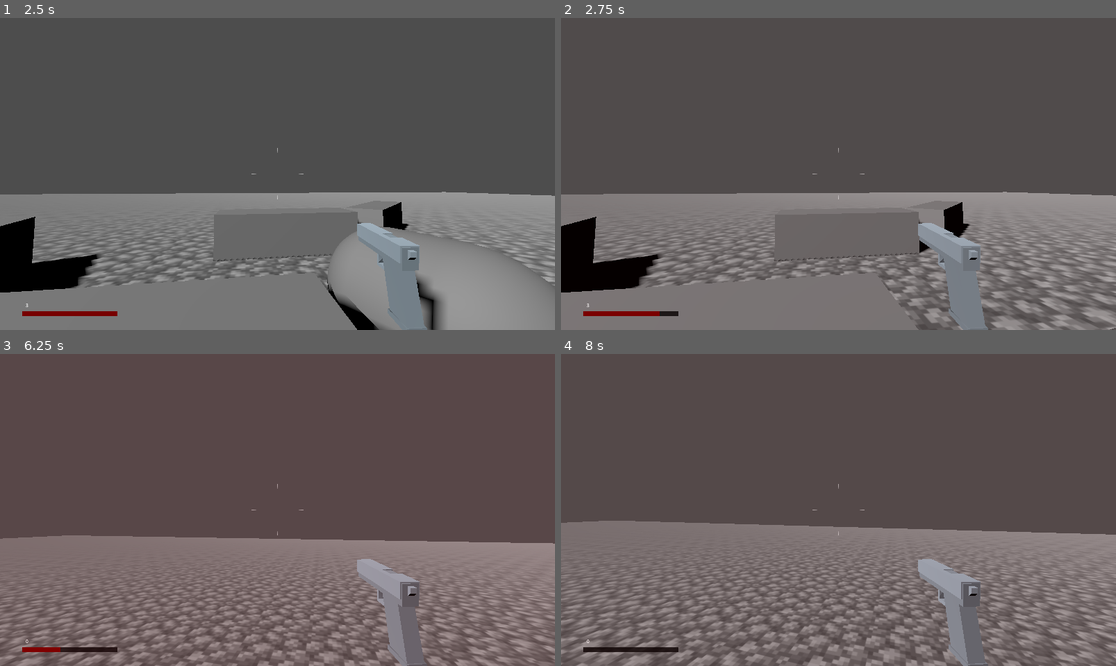
Above: before the commit, frames 1-4 (two rows, left to right).
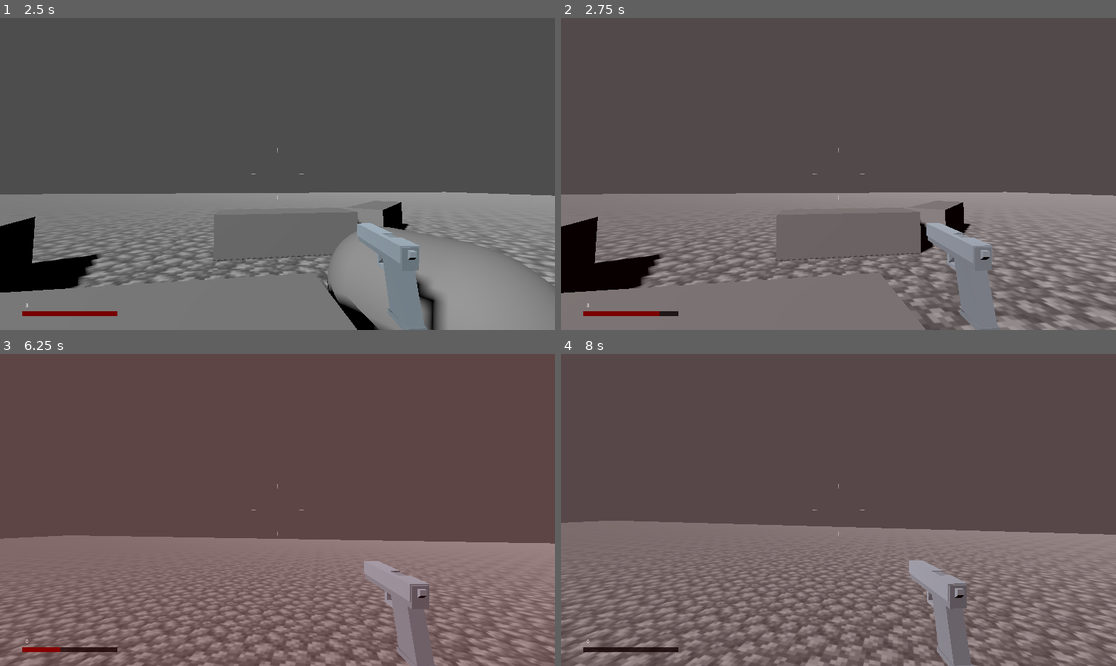
Above: after the commit, the same moments.

Repository: cjratcliff/hellebore
Game: Godot game, scene res://levels/main.tscn
Two runs of this game, one before a commit and one after it. Both use one fixed random seed, a clock stepped at 60 frames per second and the inputs below.
Inputs (mouse positions are in pixels of both pictures, inside the frame that each line leads up to):
- Up to frame 1 (2.5 s): tap Enter at 0.5 s; move the mouse to (305, 174) at 0.52 s; press the mouse at (305, 174) at 0.53 s; hold W (move_forward) from 0.53 s (still down); tap Space (jump) at 0.77, 1.52 s; move the mouse to (249, 174) at 1.27 s; release the mouse at (249, 174) at 1.28 s; click (249, 174) at 1.35 s; move the mouse to (288, 167) at 2.02 s; press the mouse at (288, 167) at 2.03 s
- Up to frame 2 (2.75 s): keep holding W (move_forward)
- Up to frame 3 (6.25 s): move the mouse to (271, 516) at 2.77 s; release the mouse at (271, 516) at 2.78 s; click (271, 516) at 2.85 s; tap Space (jump) at 3.02, 3.77, 4.52, 6.02 s; move the mouse to (316, 513) at 3.52 s; press the mouse at (316, 513) at 3.53 s; move the mouse to (233, 506) at 4.27 s; release the mouse at (233, 506) at 4.28 s; click (233, 506) at 4.35 s; move the mouse to (283, 510) at 5.02 s; press the mouse at (283, 510) at 5.03 s; move the mouse to (255, 503) at 5.77 s; release W (move_forward) at 5.78 s; release the mouse at (255, 503) at 5.78 s; hold D (strafe_right) from 5.78 s (still down); click (255, 503) at 5.85 s
- Up to frame 4 (8 s): move the mouse to (866, 510) at 6.52 s; release D (strafe_right) at 6.53 s; press the mouse at (866, 510) at 6.53 s; hold W (move_forward) from 6.53 s (still down); tap Space (jump) at 6.77, 7.52 s; move the mouse to (810, 510) at 7.27 s; release the mouse at (810, 510) at 7.28 s; click (810, 510) at 7.35 s

Frame 1 is identical in both runs. In frame 2, 2.2% of the frame differs, in the area x 0-100%, y 56-100%; in frame 3, 2.1%; in frame 4, 3.8%, in the area x 0-100%, y 53-100%.

Commit message:
camera shake

Diff:
--- a/hellebore/actors/player/player.gd
+++ b/hellebore/actors/player/player.gd
@@ -11,7 +11,7 @@
 
 var look_sensitivity = 0.003
 
-@onready var camera: Camera3D = $Camera3D
+@onready var camera: FirstPersonCamera = $Camera3D
 
 func _ready() -> void:
 	Input.mouse_mode = Input.MOUSE_MODE_CAPTURED
@@ -95,6 +95,7 @@
 	health -= amount
 	Globals.get_hud().set_health(health, max_health)
 	Globals.get_hud().hit_flash()
+	camera.trigger_shake()
 
 func _on_hitbox_body_entered(body: Node3D) -> void:
 	take_damage(1)
--- a/hellebore/actors/player/player.tscn
+++ b/hellebore/actors/player/player.tscn
@@ -1,6 +1,7 @@
 [gd_scene format=3 uid="uid://d4adphfqgeb4w"]
 
 [ext_resource type="Script" uid="uid://cdbfsy1mesqy1" path="res://actors/player/player.gd" id="1_nvxhs"]
+[ext_resource type="Script" uid="uid://bvju3p3emaldu" path="res://camera/camera_3d.gd" id="2_ax26v"]
 [ext_resource type="PackedScene" uid="uid://43j1qh66agi5" path="res://actors/player/pistol.fbx" id="2_ilk7j"]
 
 [sub_resource type="CapsuleShape3D" id="CapsuleShape3D_rybk0"]
@@ -14,6 +15,7 @@
 
 [node name="Camera3D" type="Camera3D" parent="." unique_id=1987355446]
 transform = Transform3D(1, 0, 0, 0, 1, 0, 0, 0, 1, 0, 1.711199, 0)
+script = ExtResource("2_ax26v")
 
 [node name="pistol" parent="Camera3D" unique_id=1680183230 instance=ExtResource("2_ilk7j")]
 transform = Transform3D(0.99784935, 0, 0.0655489, 0, 1, 0, -0.0655489, 0, 0.99784935, 0.3675239, -0.43338168, -0.6970133)
--- /dev/null
+++ b/hellebore/camera/camera_3d.gd
@@ -0,0 +1,18 @@
+class_name FirstPersonCamera extends Camera3D
+
+var is_shaking: bool = false
+var shake_intensity: float = 0.05
+
+func _process(delta: float) -> void:
+	if is_shaking:
+		h_offset = randf_range(-shake_intensity, shake_intensity)
+		v_offset = randf_range(-shake_intensity, shake_intensity)
+	else:
+		h_offset = 0.0
+		v_offset = 0.0
+
+func trigger_shake() -> void:
+	is_shaking = true
+	get_tree().create_timer(0.15).timeout.connect(func():
+		is_shaking = false
+	)
--- a/hellebore/ui/hud/hud.gd
+++ b/hellebore/ui/hud/hud.gd
@@ -28,5 +28,5 @@
 
 func hit_flash():
 	var tween = create_tween()
-	tween.tween_property(hit_flash_rect, "color:a", 0.1, 0.075)
+	tween.tween_property(hit_flash_rect, "color:a", 0.15, 0.075)
 	tween.tween_property(hit_flash_rect, "color:a", 0.0, 0.075)
Not shown, added: hellebore/camera/camera_3d.gd.uid
